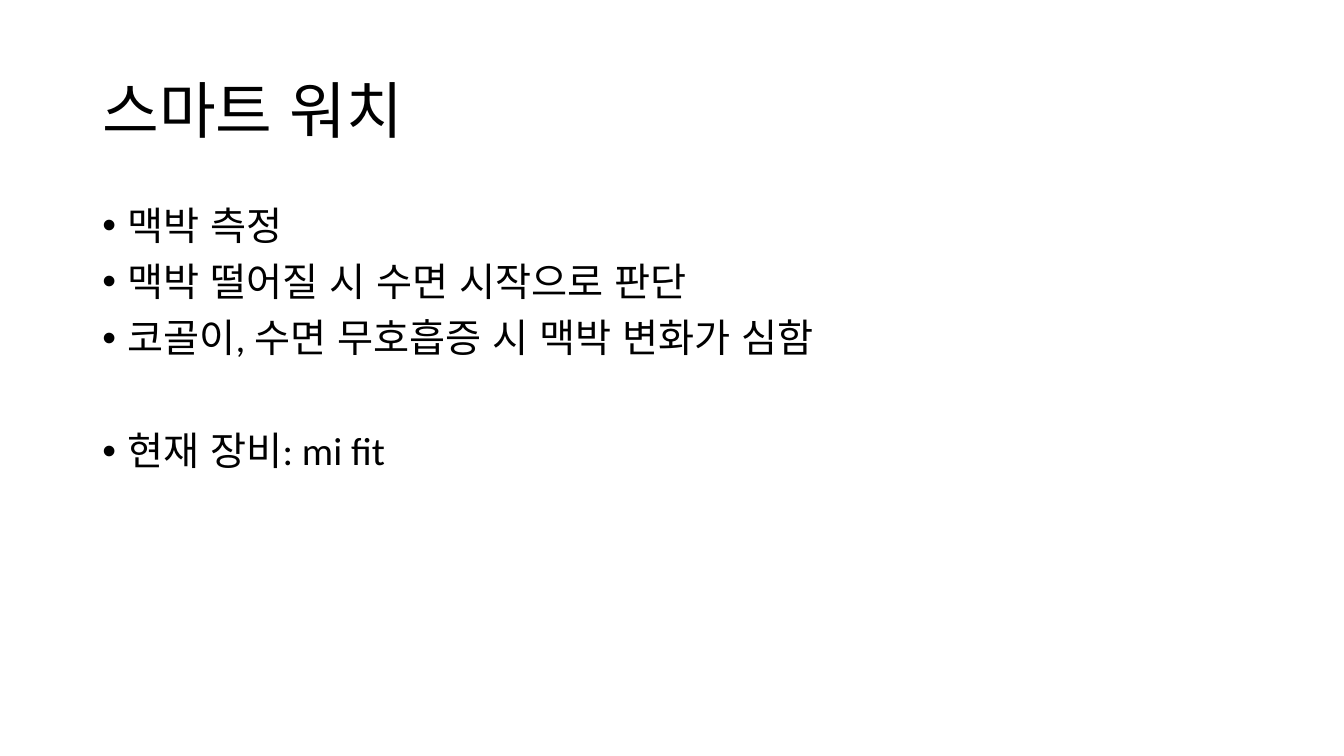
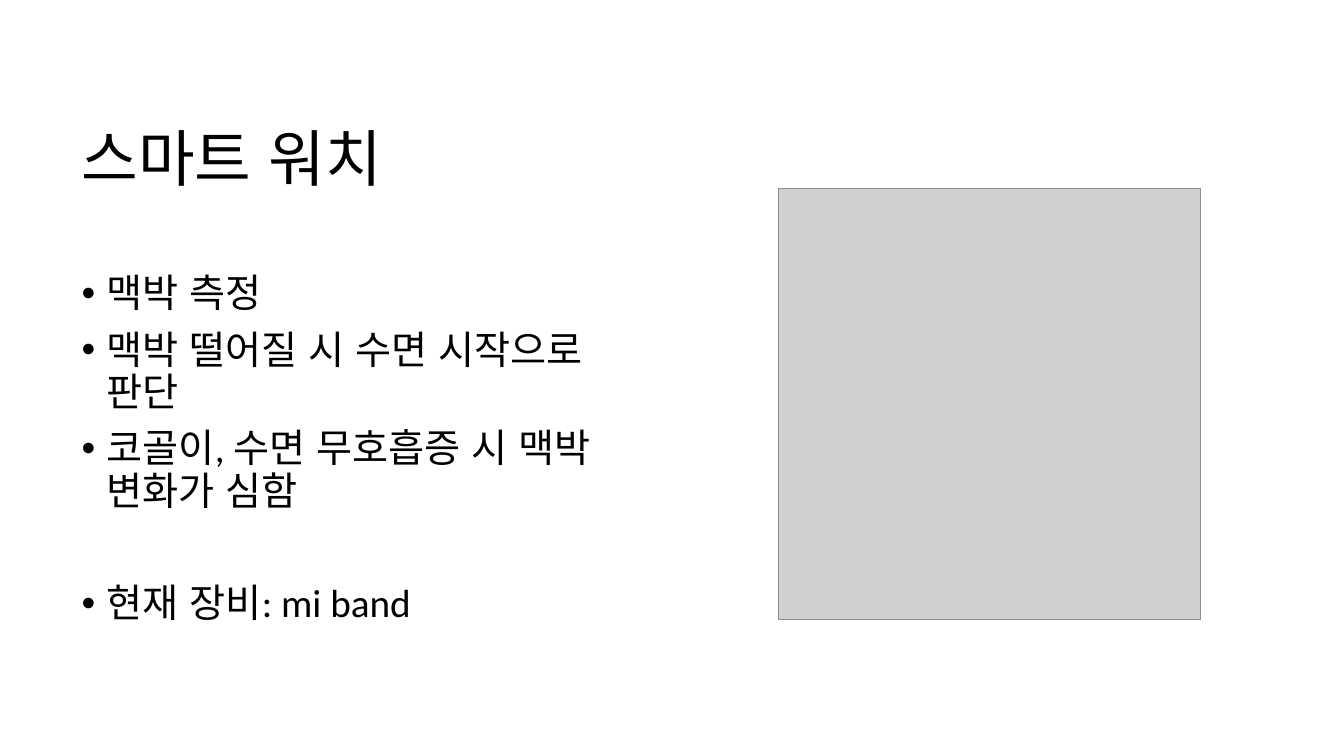
Before and after one commit to headring/Sleeptionary, a slide deck: slide 4 of Sleeping_Analysis.pptx. Drawn at 1344x756 pixels with LibreOffice and Linux fonts; fonts in the diff are those of the drawing; grey boxes stand for pictures. Boxes give left, top, right and bottom in pixels: in the first picture for what was removed or moved away, otherwise in the second. Text is boxed around its words. In the diff, an @@ line names an element or a change of style, - is before the commit and + after.

Commit message:
Add files via upload
이미지 추가 및 발표용으로 전환

```diff
--- a/Sleeping_Analysis.pptx
+++ b/Sleeping_Analysis.pptx
@@ title "스마트 워치": place and size @@
-title "스마트 워치" at (102, 82, 403, 138)
+title "스마트 워치" at (82, 130, 382, 186)
@@ picture added at (779, 189, 1202, 620) @@
@@ text "맥박 측정": place and size @@
-text "맥박 측정" at (128, 207, 813, 468)
+text "맥박 측정" at (107, 274, 590, 620)
@@ text at (107, 584, 410, 620): text changed @@
-• 현재 장비: mi fit
+• 현재 장비: mi band
```
Also in this commit, not shown: 5 other slides changed, 2 slides added, 1 slide removed.
